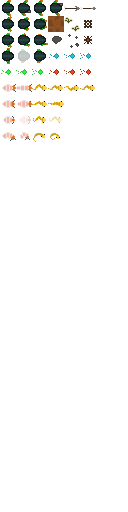
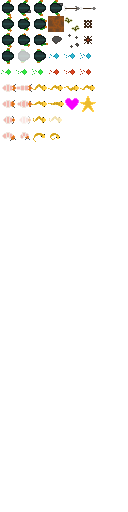
Comparing the layer stacks of the two w=128, h=512 images. Changes:
painted on "Layer 3(pasted)" over (x1=65, y1=96, x2=96, y2=112)
